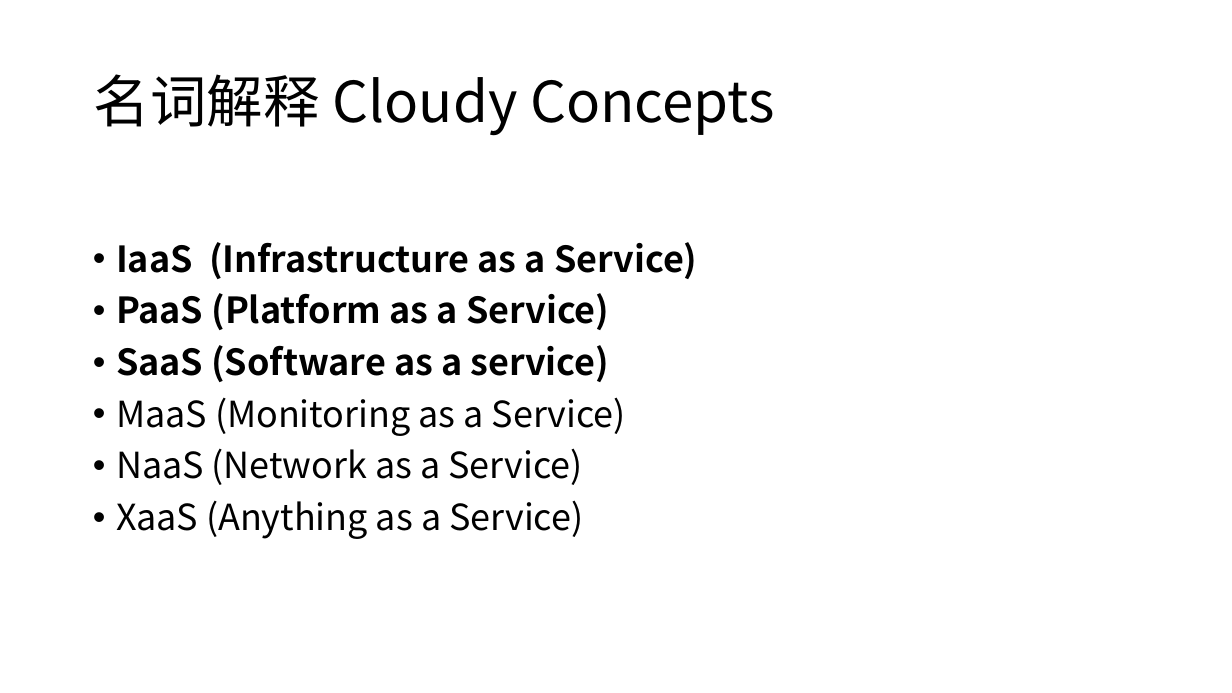
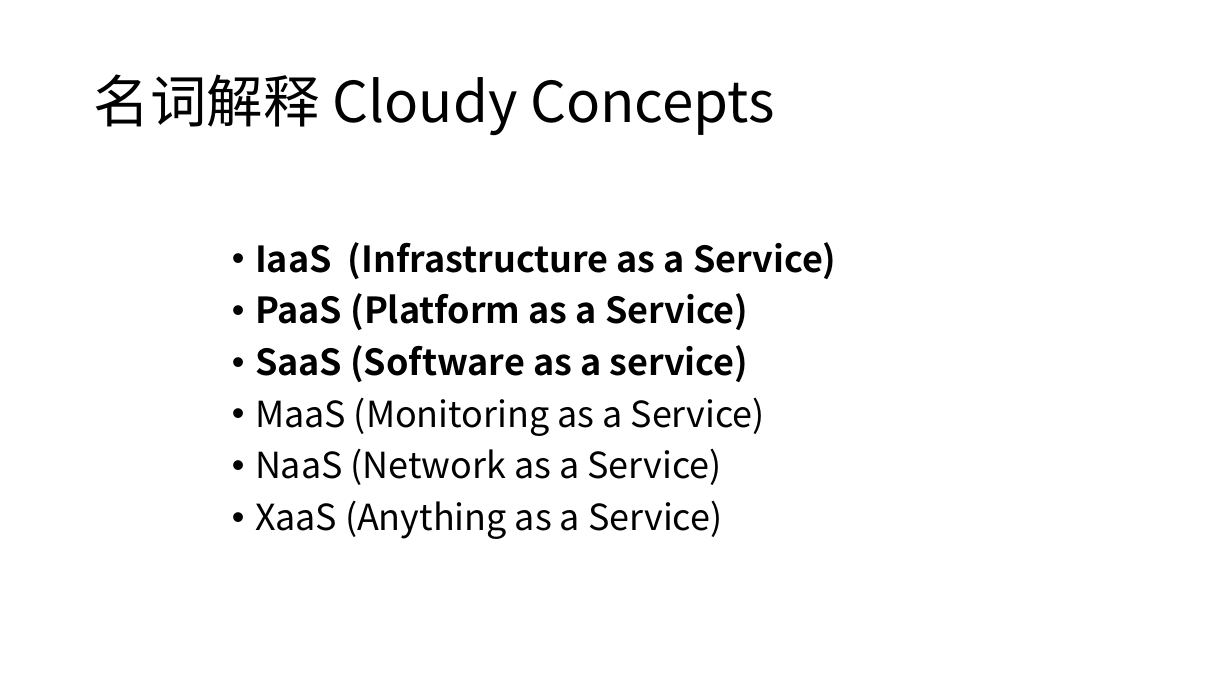
Before and after one commit to CIPPUS-SSS/RegularMeetingCodes, a slide deck: slide 8 of Introducing OpenStack.pptx. Drawn at 1232x693 pixels with LibreOffice and Linux fonts; fonts in the diff are those of the drawing. Boxes give left, top, right and bottom in pixels: in the first picture for what was removed or moved away, otherwise in the second. Text is boxed around its words. In the diff, an @@ line names an element or a change of style, - is before the commit and + after.

Commit message:
modify openstackintro

```diff
--- a/Introducing OpenStack.pptx
+++ b/Introducing OpenStack.pptx
@@ text "IaaS (Infrastructure as a Service)": place and size @@
-text "IaaS (Infrastructure as a Service)" at box(116, 242, 697, 539)
+text "IaaS (Infrastructure as a Service)" at box(255, 242, 836, 539)
```
